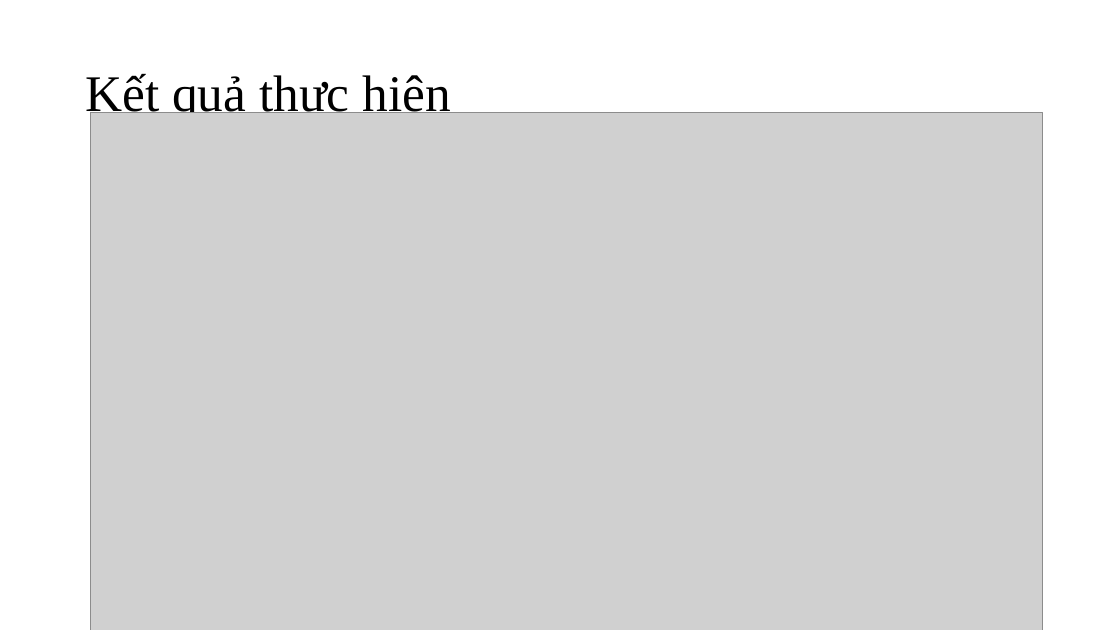
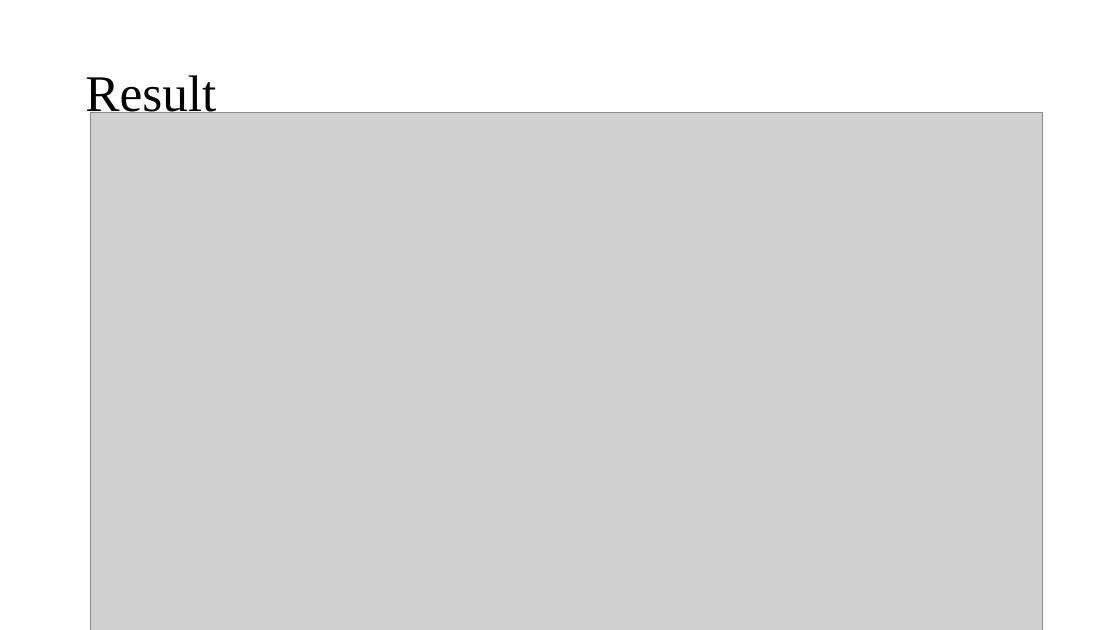
Before and after one commit to baokhoa-code/EcomerceTechWeb, a slide deck: slide 22 of VueJSReport.pptx. Drawn at 1120x630 pixels with LibreOffice and Linux fonts; fonts in the diff are those of the drawing; grey boxes stand for pictures. Boxes give left, top, right and bottom in pixels: in the first picture for what was removed or moved away, otherwise in the second. Text is boxed around its words. In the diff, an @@ line names an element or a change of style, - is before the commit and + after.

```diff
--- a/VueJSReport.pptx
+++ b/VueJSReport.pptx
@@ title at (x1=85, y1=75, x2=216, y2=121): text changed @@
-Kết quả thực hiện
+Result
```
Also in this commit, not shown: 12 other slides changed.
